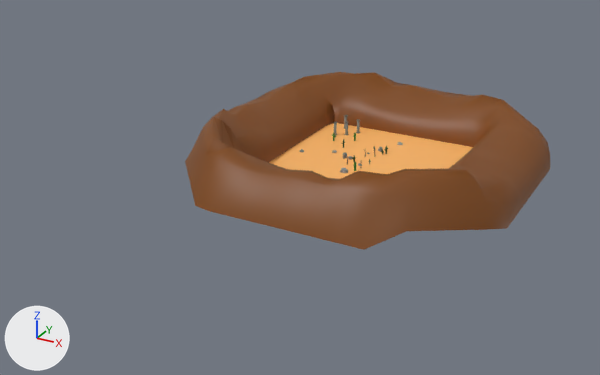
Renders of the glTF model assets/maps/EvrmDesert.glb from each side of a commit.
Camera for both pictures: a 50 mm lens placed at (87.8, -201.3, 87.7), pointed at (-17.0, -10.9, -7.5). The axes (+X, +Y, +Z) are drawn at lower left. The lights are the same throughout. The first picture is the older version. Where no turn or scale is listed for an object, it has been applied to the vertices. Vertices at exactly the same position are counted once.

In view in the first picture: 'Conyon.004', 'Ground' and 2 more.
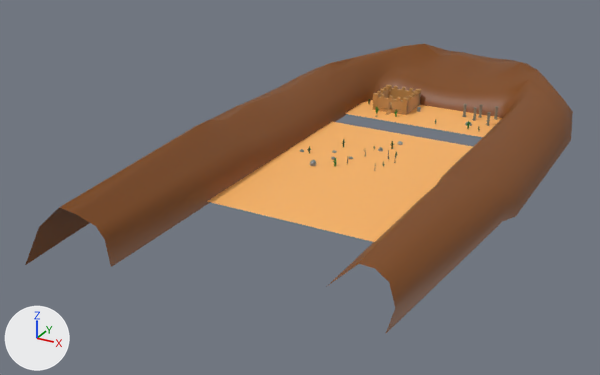
Where the newer file only moved an object's origin or applied its transform, the numbers keep the older frame.

The change, as a list of edits to the scene's bpy script:
```text
Add mat_material:
    mat_material = bpy.data.materials.new('Material')
    mat_material.use_nodes = True; mat_material.node_tree.nodes.clear()
    _N = mat_material.node_tree.nodes; _L = mat_material.node_tree.links
    n0 = _N.new('ShaderNodeBsdfPrincipled'); n0.name = 'Principled BSDF'
    n1 = _N.new('ShaderNodeOutputMaterial'); n1.name = 'Material Output'
    n2 = _N.new('ShaderNodeVertexColor'); n2.name = 'Color Attribute'
    _L.new(n0.outputs[0], n1.inputs[0])  # 'BSDF' to 'Surface'
    _L.new(n2.outputs[0], n0.inputs[0])  # 'Color' to 'Base Color'
Change me_plane:
    used by ob_ground; location = (0.0, 0.0, 0.0); scale = (0.5, 0.5, 0.5)
    verts and faces of me_plane; kept vertices keep their numbers, new ones are numbered from 4
    before: 0 (-50.1, -50.0, 0.0), 1 (49.9, -50.0, 0.0), 2 (-50.1, 50.0, 0.0), 3 (49.9, 50.0, 0.0)
    remove me_plane.from_pydata(...)  # 4 vertices, 2 faces; spans x -50.1..49.9, y -50.0..50.0, z 0.0
    add me_plane.from_pydata(...)  # 8 vertices, 4 faces; spans x -25.0..25.0, y -45.1..84.0, z 0.1
    me_plane part 1
    add delete_vertices([*range(0, 4)])  # with the faces that use them
    add verts[4] = (-25.0, -45.1, 0.1)  # pixel (206, 201)
    add verts[5] = (-25.0, 24.9, 0.1)  # pixel (331, 121)
    add verts[6] = (-25.0, 34.0, 0.1)  # pixel (344, 113)
    add verts[7] = (-25.0, 84.0, 0.1)
    add for new, old in zip([*range(8, 12)], [*range(4, 8)]): verts[new] = verts[old] + (50.0, 0.0, 0.0)
    add faces += [(4, 8, 9), (4, 9, 5), (6, 10, 11), (6, 11, 7)]
Add me_cube_007:
    me_cube_007.from_pydata(...)  # 262 vertices, 405 faces; spans x -6.2..5.9, y -3.9..11.1, z 0.1..5.6
    me_cube_007.materials.append(mat_material)
Add me_conyon_006_1:
    me_conyon_006_1.from_pydata(...)  # 196 vertices, 324 faces; spans x -46.0..47.0, y -49.0..142.0, z -1.0..14.0
    me_conyon_006_1.materials.append(mat_mtr)
Change ob_ground:
    ob_ground.scale: (0.5, 0.5, 0.5) -> (1.0, 1.0, 1.0)
Remove ob_conyon_004:
    ob_conyon_004 = bpy.data.objects.new('Conyon.004', me_conyon_006)
    ob_conyon_004.location = (-1.4, -41.3, 0.0)
Add ob_sandcastle:
    ob_sandcastle = bpy.data.objects.new('SandCastle', me_cube_007)
    ob_sandcastle.location = (-12.5, 43.5, -0.1)
Add ob_conyon:
    ob_conyon = bpy.data.objects.new('Conyon', me_conyon_006_1)
    ob_conyon.location = (-1.4, -41.3, 0.0)
```

What differs and where, as boxes [x1, y1, x2, y2] in the pictures (600 x 375 px):
'Conyon', added (brown)
    after: [25, 44, 573, 334]
'Conyon.004', deleted (brown)
    before: [185, 72, 551, 250]
'Ground', reshaped, rescaled
    before: [269, 123, 473, 179]
    after: [207, 100, 502, 242]
'SandCastle', added (brown)
    after: [372, 85, 421, 115]
